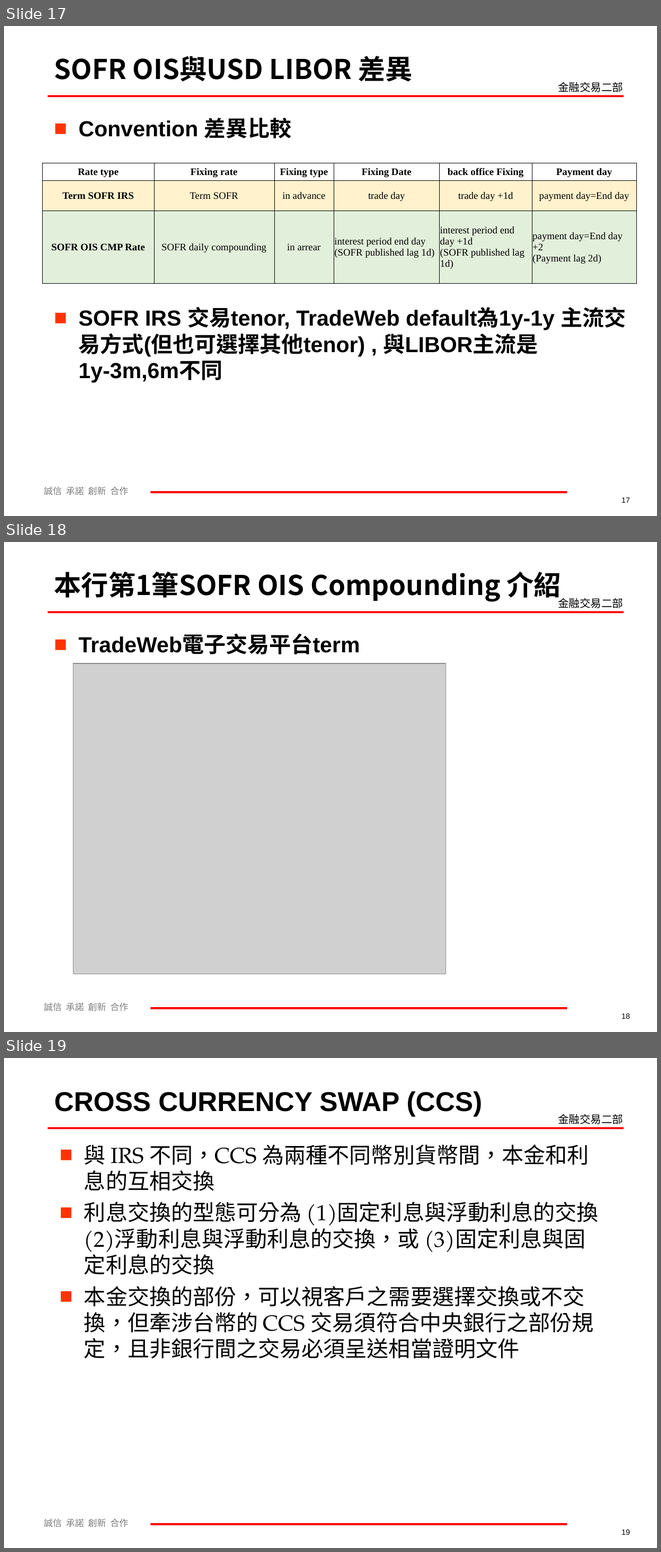
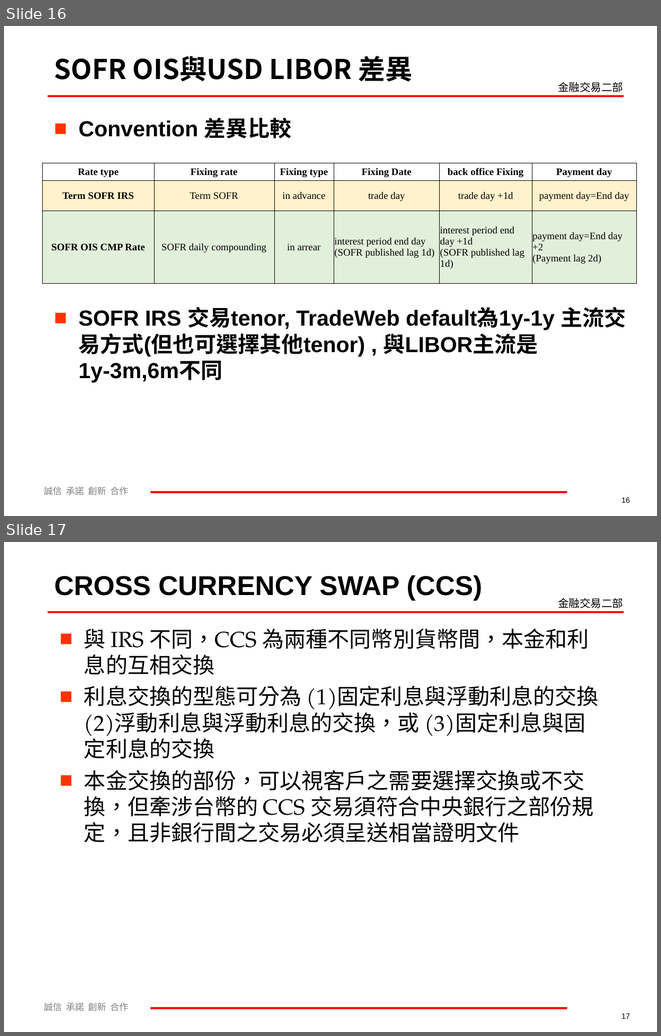
Before and after one commit to mark838308/Mark-Wang, a slide deck: 利率及衍生性商品介紹60分鐘課程_20240305.ppt. Shown one above the other, each under a label of ours: slides 17, 18 and 19 before the commit, slides 16 and 17 after it. The pictures are 661x1552 and 661x1036 pixels, drawn with LibreOffice and Linux fonts; fonts in the diff are those of the drawing; grey boxes stand for pictures; background and template pictures are left out. Boxes give left, top, right and bottom in pixels: in the first picture for what was removed or moved away, otherwise in the second. Text is boxed around its words. In the diff, an @@ line names an element or a change of style, - is before the commit and + after.

```diff
--- a/利率及衍生性商品介紹60分鐘課程_20240305.ppt
+++ b/利率及衍生性商品介紹60分鐘課程_20240305.ppt
@@ slide 18 removed at (4, 542, 657, 1032), background #FFFFFF; not listed: 4 template elements that a slide beside it also shows @@
@@ title removed at (54, 572, 562, 602) @@
-本行第1筆SOFR OIS Compounding 介紹
@@ text removed at (79, 635, 360, 654) @@
-■ TradeWeb電子交易平台term
@@ picture removed at (73, 663, 445, 973) @@
@@ page number removed at (621, 1013, 630, 1018) @@
-18
@@ what was slide 17 is now slide 16 @@
@@ page number at (621, 497, 630, 502): text changed @@
-17
+16
@@ what was slide 19 is now slide 17 @@
@@ page number at (621, 1013, 630, 1018): text changed @@
-19
+17
```
Also in this commit, not shown: 2 slides changed, 1 other slide removed.
